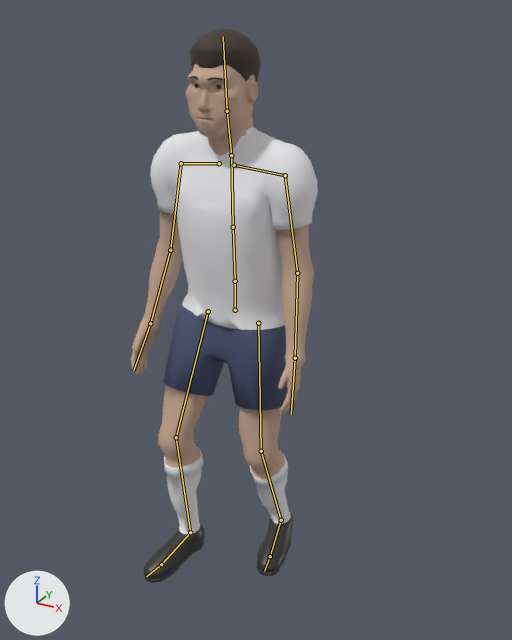
The Blender file assets/figure/figure.blend: old version first, new version second.
Both versions are drawn from a 50 mm lens placed at (1.088, -1.861, 1.832), pointed at (0.055, 0.018, 0.893). Every picture has the same lights, and +X, +Y and +Z are marked at lower left. The older version comes first. Both versions are drawn at frame 44 of the action 'tackle'; the numbers are the values there. The bones that bend it are drawn over the model as lines.

Names of what the first picture shows: 'body', 'eyes', 'hair_short'.
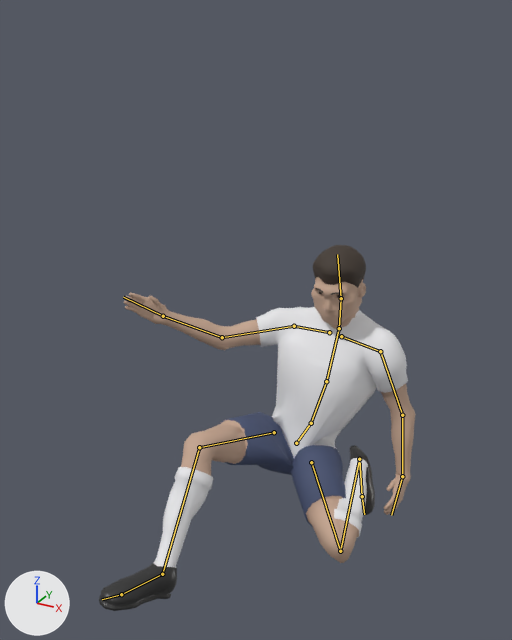
What differs and where, as boxes [x1, y1, x2, y2] in the pictures (512 x 640 px):
'body', posed (69% wider, 36% shorter)
    before: [131, 64, 318, 583]
    after: [99, 277, 416, 611]
'hair_short', posed
    before: [189, 29, 260, 83]
    after: [313, 245, 366, 295]
'eyes', posed
    before: [194, 84, 224, 89]
    after: [318, 290, 343, 298]
bone 'hips', root to tip
    before: (235, 310) to (235, 281)
    after: (296, 443) to (311, 423)
bone 'spine', root to tip
    before: (235, 281) to (233, 227)
    after: (311, 423) to (326, 381)
bone 'chest', root to tip
    before: (233, 227) to (231, 155)
    after: (326, 381) to (339, 328)
bone 'neck', root to tip
    before: (231, 155) to (227, 111)
    after: (339, 328) to (341, 298)
bone 'head', root to tip
    before: (227, 111) to (223, 36)
    after: (341, 298) to (337, 254)
bone 'upper_arm_L', root to tip
    before: (285, 175) to (297, 273)
    after: (380, 351) to (402, 415)
bone 'forearm_L', root to tip
    before: (297, 273) to (295, 358)
    after: (402, 415) to (402, 476)
bone 'hand_L', root to tip
    before: (295, 358) to (291, 414)
    after: (402, 476) to (391, 515)
bone 'upper_arm_R', root to tip
    before: (181, 163) to (170, 250)
    after: (294, 326) to (222, 337)
bone 'forearm_R', root to tip
    before: (170, 250) to (150, 323)
    after: (222, 337) to (163, 316)
bone 'thigh_L', root to tip
    before: (258, 323) to (261, 451)
    after: (311, 462) to (340, 551)
bone 'shin_L', root to tip
    before: (261, 451) to (281, 520)
    after: (340, 551) to (359, 459)
bone 'foot_L', root to tip
    before: (281, 520) to (270, 556)
    after: (359, 459) to (362, 496)
bone 'thigh_R', root to tip
    before: (208, 311) to (176, 437)
    after: (274, 432) to (199, 447)
bone 'shin_R', root to tip
    before: (176, 437) to (190, 532)
    after: (199, 447) to (162, 574)
bone 'foot_R', root to tip
    before: (190, 532) to (161, 564)
    after: (162, 574) to (121, 594)

What the commit changed:
Bone 'hips' (bone_hips) moves from (0.0, -0.039, 0.036) to (0.07, -0.715, -0.349).
Bone 'hips' (bone_hips) turns from (2, 0, 0) to (-28, -2, -24) degrees about its own x, y and z.
Bone 'spine' (bone_spine) turns from (1, 0, 0) to (9, -3, 13) degrees about its own x, y and z.
Bone 'chest' (bone_chest) turns from (-1, 0, 0) to (5, -1, 6) degrees about its own x, y and z.
Bone 'neck' (bone_neck) turns from (0, 0, 0) to (13, -1, 3) degrees about its own x, y and z.
Bone 'head' (bone_head) turns from (0, 0, 0) to (15, -2, 3) degrees about its own x, y and z.
Bone 'upper_arm_L' (bone_upper_arm_l) turns from (6, 4, -35) to (-21, 38, -31) degrees about its own x, y and z.
Bone 'forearm_L' (bone_forearm_l) turns from (6, 0, 0) to (10, 0, 0) degrees about its own x, y and z.
Bone 'hand_L' (bone_hand_l) turns from (7, -15, 0) to (50, -30, 0) degrees about its own x, y and z.
Bone 'upper_arm_R' (bone_upper_arm_r) turns from (6, -4, 35) to (49, 49, 18) degrees about its own x, y and z.
Bone 'forearm_R' (bone_forearm_r) turns from (6, 0, 0) to (23, 0, 0) degrees about its own x, y and z.
Bone 'thigh_L' (bone_thigh_l) turns from (-9, -10, -4) to (-68, 41, -126) degrees about its own x, y and z.
Bone 'shin_L' (bone_shin_l) turns from (27, 0, -1) to (151, 0, -1) degrees about its own x, y and z.
Bone 'foot_L' (bone_foot_l) turns from (-20, -3, 4) to (-26, -9, 102) degrees about its own x, y and z.
Bone 'thigh_R' (bone_thigh_r) turns from (-23, 11, -1) to (-85, 23, -37) degrees about its own x, y and z.
Bone 'shin_R' (bone_shin_r) turns from (26, 0, 1) to (58, 0, 1) degrees about its own x, y and z.
Bone 'foot_R' (bone_foot_r) turns from (-4, 0, -1) to (23, -23, 3) degrees about its own x, y and z.
